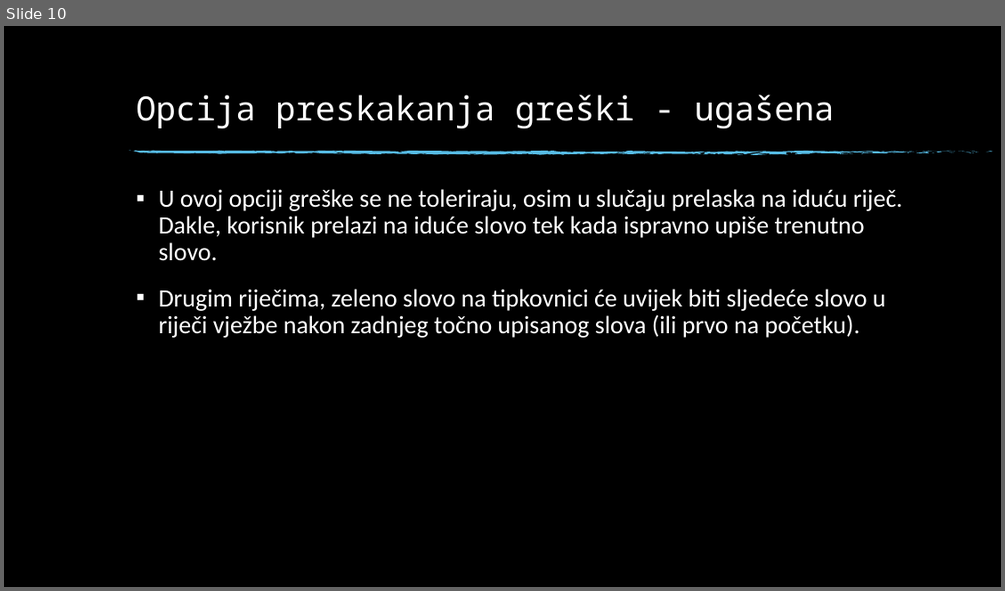
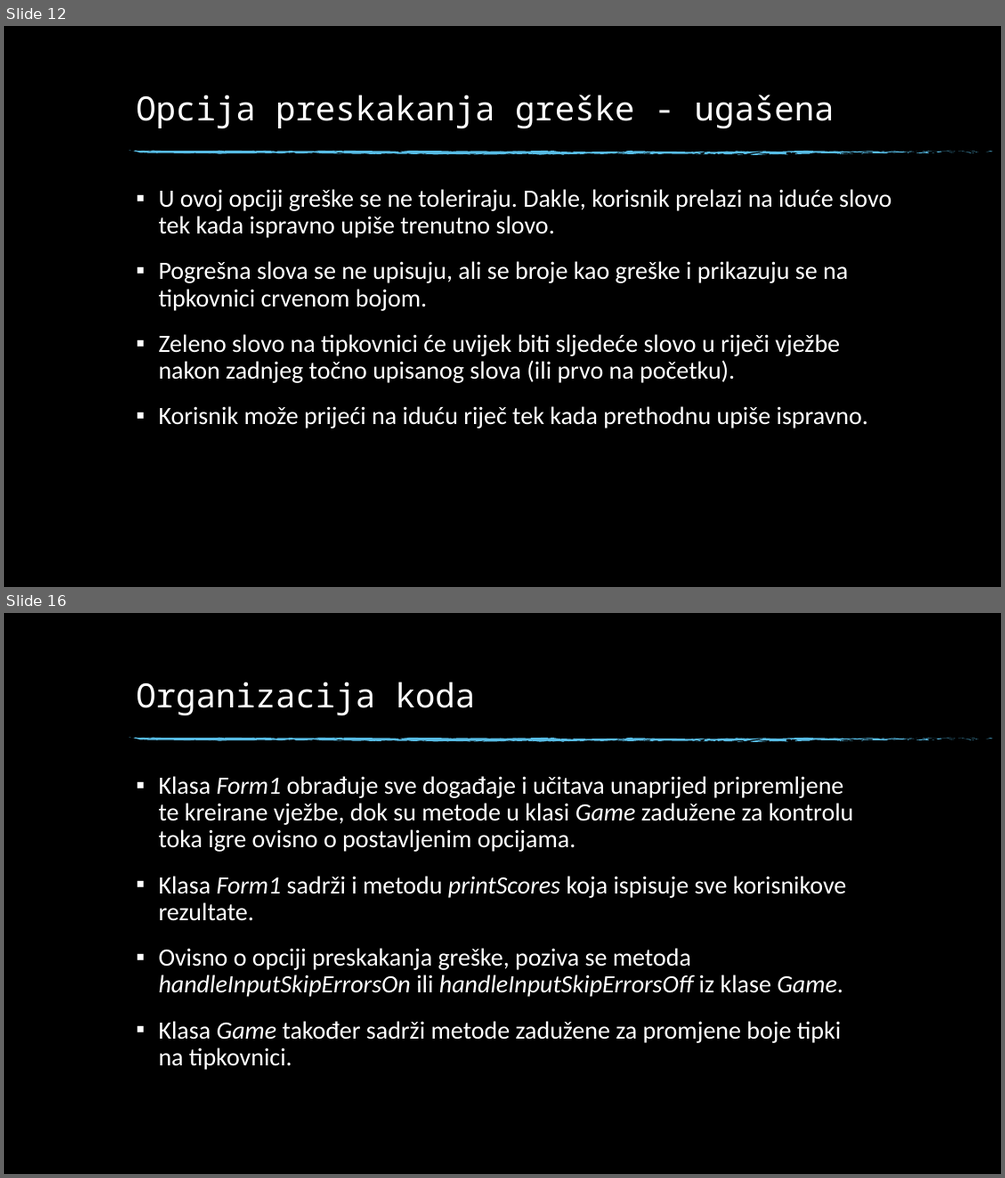
Before and after one commit to katarinasupe/RP3_Daktilograf, a slide deck: DAKTILOGRAF.pptx. Shown one above the other, each under a label of ours: slide 10 before the commit, slides 12 and 16 after it; the slides between them are not shown. The pictures are 1005x591 and 1005x1178 pixels, drawn with LibreOffice and Linux fonts; fonts in the diff are those of the drawing; background and template pictures are left out. Boxes give left, top, right and bottom in pixels: in the first picture for what was removed or moved away, otherwise in the second. Text is boxed around its words. In the diff, an @@ line names an element or a change of style, - is before the commit and + after.

```diff
--- a/DAKTILOGRAF.pptx
+++ b/DAKTILOGRAF.pptx
@@ slide 16 added at (4, 613, 1001, 1174), background picture (left out); not listed: 74 template elements that a slide beside it also shows @@
@@ title added at (136, 682, 476, 715), 32 pt, text #FFFFFF @@
+Organizacija koda
@@ text added at (159, 776, 854, 1070), 24 pt, text #FFFFFF @@
+▪ Klasa Form1 obrađuje sve događaje i učitava unaprijed pripremljene te kreirane vježbe, dok su metode u klasi Game zadužene za kontrolu toka igre ovisno o postavljenim opcijama.
+▪ Klasa Form1 sadrži i metodu printScores koja ispisuje sve korisnikove rezultate.
+▪ Ovisno o opciji preskakanja greške, poziva se metoda handleInputSkipErrorsOn ili handleInputSkipErrorsOff iz klase Game.
+▪ Klasa Game također sadrži metode zadužene za promjene boje tipki na tipkovnici.
@@ what was slide 10 is now slide 12 @@
@@ slide 12 changed as well @@
@@ title at (136, 95, 834, 128): text changed @@
-Opcija preskakanja greški - ugašena
+Opcija preskakanja greške - ugašena
@@ text at (159, 189, 891, 428): text changed @@
-▪ U ovoj opciji greške se ne toleriraju, osim u slučaju prelaska na iduću riječ. Dakle, korisnik prelazi na iduće slovo tek kada ispravno upiše trenutno slovo.
-▪ Drugim riječima, zeleno slovo na tipkovnici će uvijek biti sljedeće slovo u riječi vježbe nakon zadnjeg točno upisanog slova (ili prvo na početku).
+▪ U ovoj opciji greške se ne toleriraju. Dakle, korisnik prelazi na iduće slovo tek kada ispravno upiše trenutno slovo.
+▪ Pogrešna slova se ne upisuju, ali se broje kao greške i prikazuju se na tipkovnici crvenom bojom.
+▪ Zeleno slovo na tipkovnici će uvijek biti sljedeće slovo u riječi vježbe nakon zadnjeg točno upisanog slova (ili prvo na početku).
+▪ Korisnik može prijeći na iduću riječ tek kada prethodnu upiše ispravno.
```
Also in this commit, not shown: 8 other slides changed, 5 other slides added, 2 slides removed, 28 other files.
